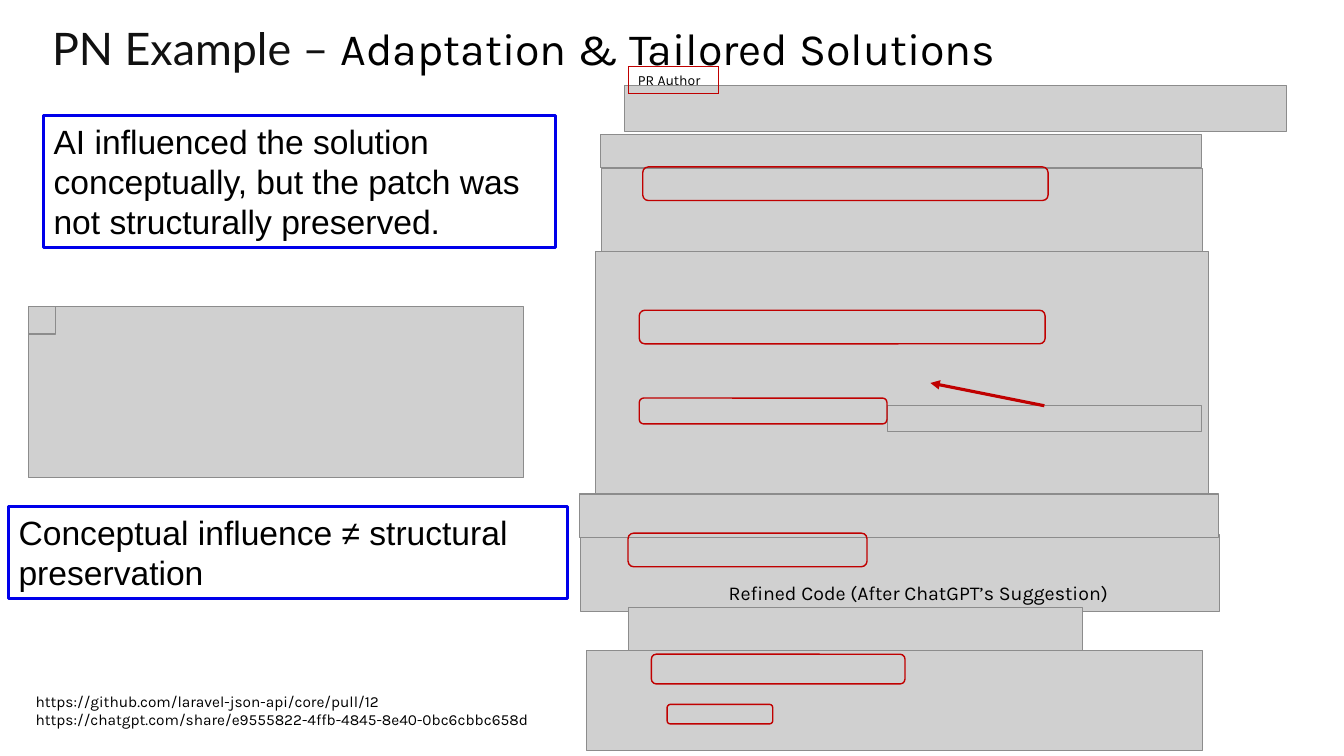
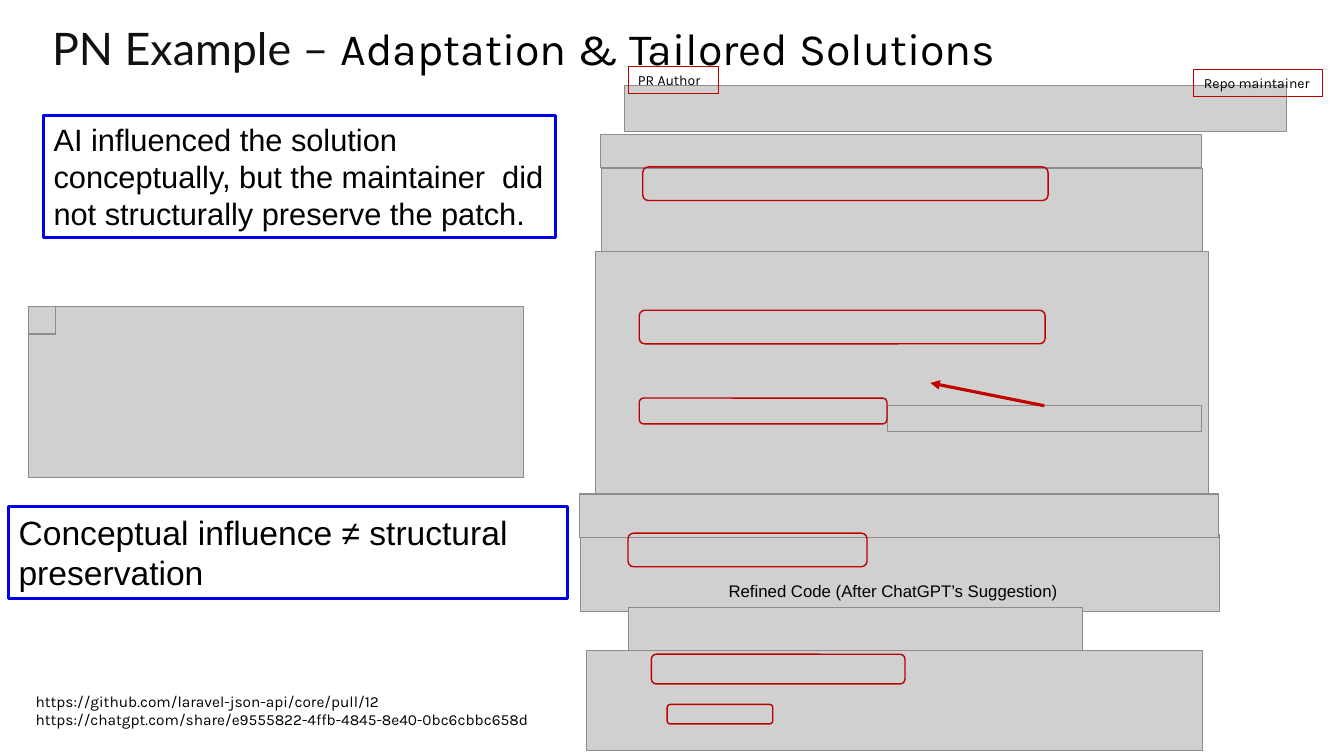
Before and after one commit to johnxu21/johnxu21.github.io, a slide deck: slide 14 of teaching/CS472/Timetable/LLV-L1.pptx. Drawn at 1344x756 pixels with LibreOffice and Linux fonts; fonts in the diff are those of the drawing; grey boxes stand for pictures. Boxes give left, top, right and bottom in pixels: in the first picture for what was removed or moved away, otherwise in the second. Text is boxed around its words. In the diff, an @@ line names an element or a change of style, - is before the commit and + after.

```diff
--- a/teaching/CS472/Timetable/LLV-L1.pptx
+++ b/teaching/CS472/Timetable/LLV-L1.pptx
@@ rectangle added at <box>1195,70,1323,97</box>, outline #C00000 0.75 pt, 10 pt, text #000000 @@
+Repo maintainer
@@ rectangle "AI influenced the solution conceptually, ...": place and size @@
-rectangle "AI influenced the solution conceptually, ..." at <box>43,116,556,248</box>
+rectangle "AI influenced the solution conceptually, ..." at <box>43,116,556,238</box>
@@ text in rectangle at <box>54,128,543,230</box>: text changed; size 24 to 22 pt @@
-AI influenced the solution conceptually, but the patch was not structurally preserved.
+AI influenced the solution conceptually, but the maintainer did not structurally preserve the patch.
@@ text "Refined Code (After ChatGPT’s Suggestion)" at <box>729,585,1057,601</box>: size 14 to 12 pt, font Karla to Arial @@
```
Also in this commit, not shown: 4 other slides changed, 4 slides added, 4 other files.
